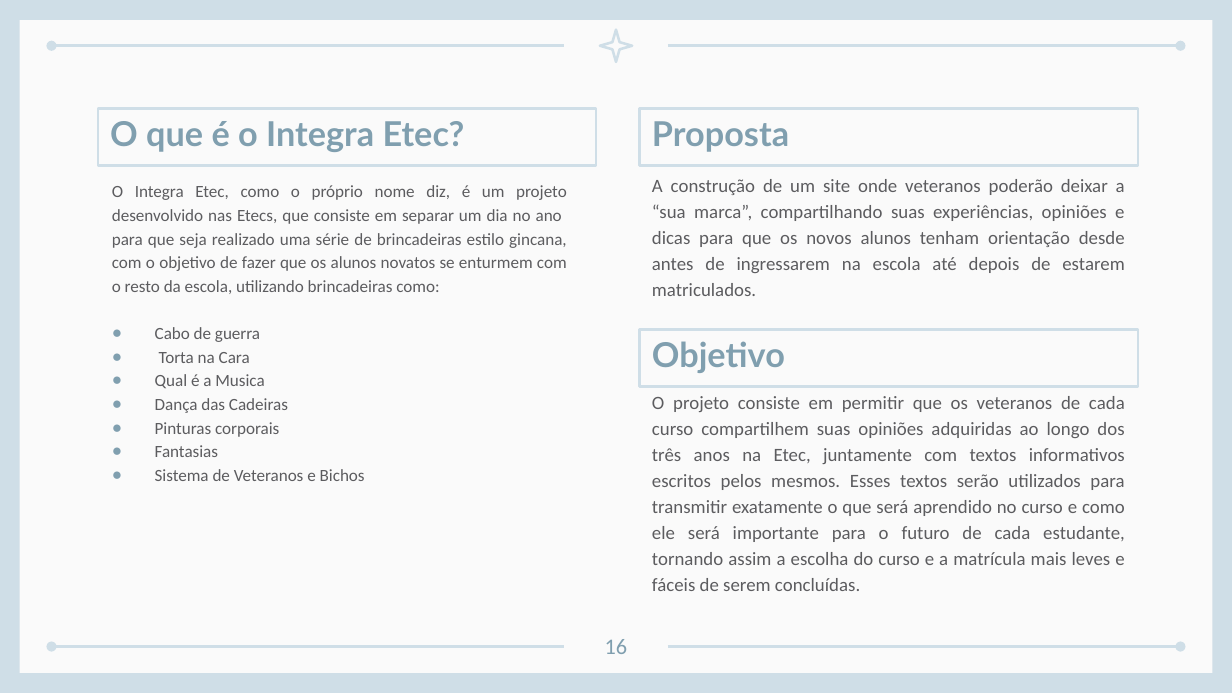
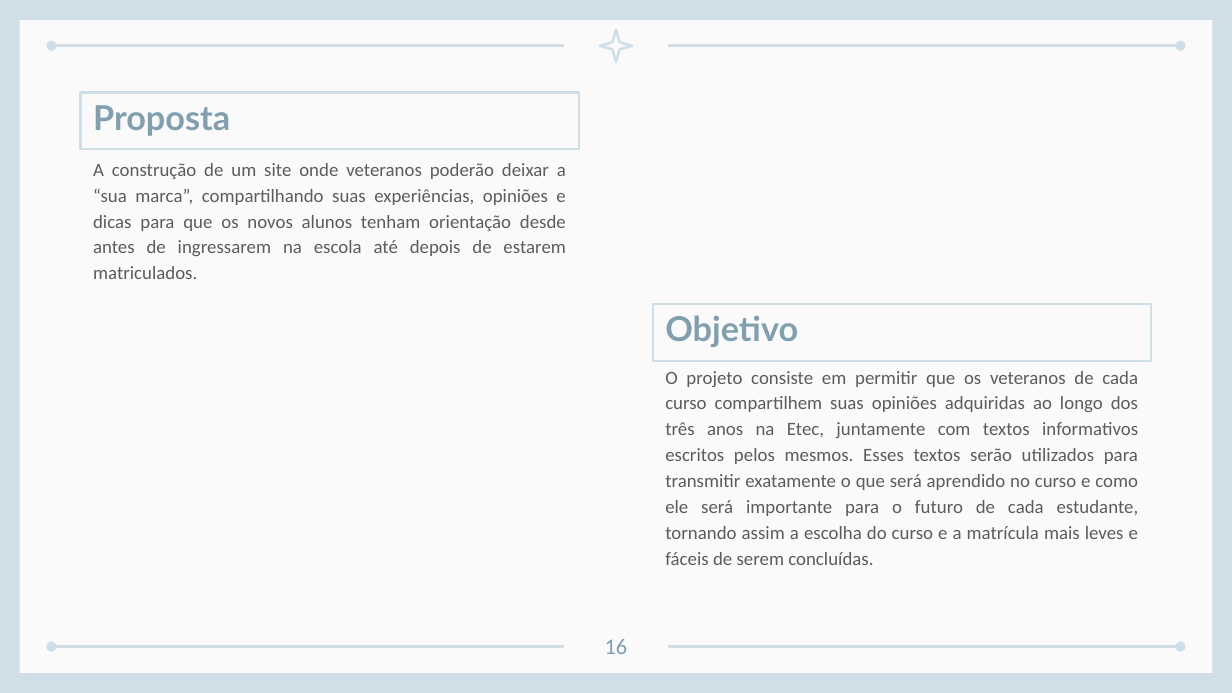
Before and after one commit to marcos666208/TCC, a slide deck: slide 16 of TCC.pptx. Drawn at 1232x693 pixels with LibreOffice and Linux fonts; fonts in the diff are those of the drawing. Boxes give left, top, right and bottom in pixels: in the first picture for what was removed or moved away, otherwise in the second. Text is boxed around its words. In the diff, an @@ line names an element or a change of style, - is before the commit and + after.

```diff
--- a/TCC.pptx
+++ b/TCC.pptx
@@ subtitle "Proposta": place and size @@
-subtitle "Proposta" at [639,108,1137,165]
+subtitle "Proposta" at [81,92,579,149]
@@ subtitle removed at [97,108,595,165] @@
-O que é o Integra Etec?
@@ subtitle "A construção de um site ...": place and size @@
-subtitle "A construção de um site ..." at [652,179,1125,296]
+subtitle "A construção de um site ..." at [93,163,566,279]
@@ subtitle removed at [112,185,567,481] @@
-O Integra Etec, como o próprio nome diz, é um projeto desenvolvido nas Etecs, que consiste em separar um dia no ano para que seja realizado uma série de brincadeiras estilo gincana, com o objetivo de fazer que os alunos novatos se enturmem com o resto da escola, utilizando brincadeiras como:
-● Cabo de guerra
-● Torta na Cara
-● Qual é a Musica
-● Dança das Cadeiras
-● Pinturas corporais
-● Fantasias
-● Sistema de Veteranos e Bichos
@@ rectangle "Objetivo": place and size @@
-rectangle "Objetivo" at [639,330,1137,387]
+rectangle "Objetivo" at [653,304,1151,361]
@@ text "O projeto consiste em permitir ...": place and size @@
-text "O projeto consiste em permitir ..." at [652,396,1125,565]
+text "O projeto consiste em permitir ..." at [665,371,1139,539]
```
